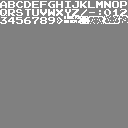
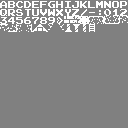
Layer changes from the first 128x128 image to the second:
painted on "Background" over [0, 24, 95, 32]
